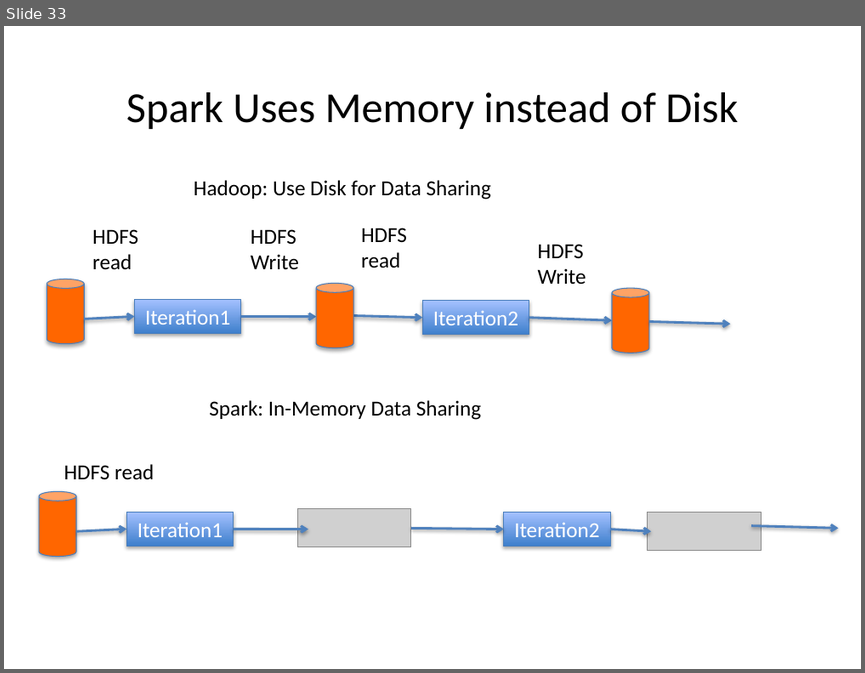
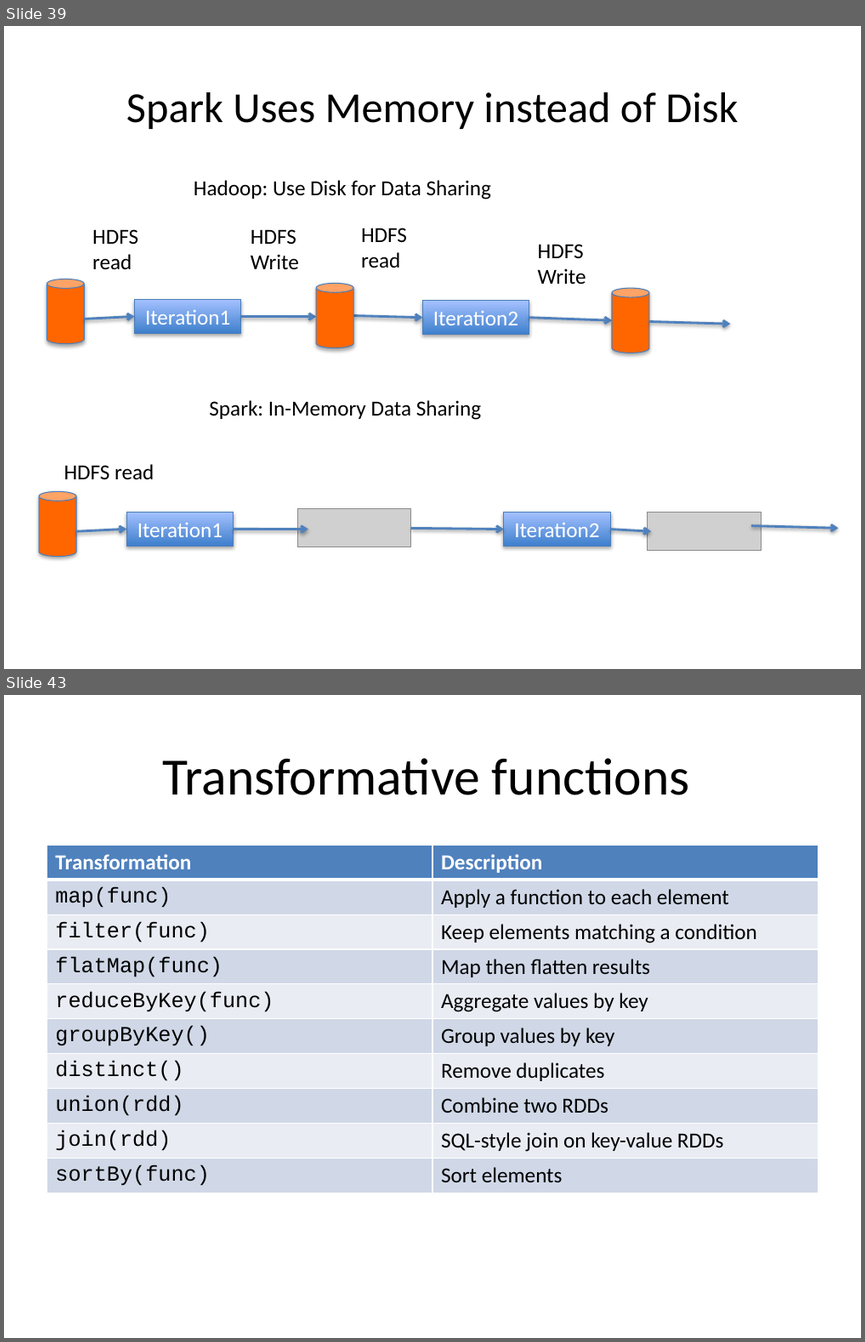
Before and after one commit to baloch838/Cloud_Computing_Lectures, a slide deck: Week 14.pptx. Shown one above the other, each under a label of ours: slide 33 before the commit, slides 39 and 43 after it; the slides between them are not shown. The pictures are 865x673 and 865x1342 pixels, drawn with LibreOffice and Linux fonts; fonts in the diff are those of the drawing; grey boxes stand for pictures. Boxes give left, top, right and bottom in pixels: in the first picture for what was removed or moved away, otherwise in the second. Text is boxed around its words. In the diff, an @@ line names an element or a change of style, - is before the commit and + after.

```diff
--- a/Week 14.pptx
+++ b/Week 14.pptx
@@ slide 43 added at (4,695,861,1338), background #FFFFFF @@
@@ title added at (163,758,690,795), 44 pt, text #000000 @@
+Transformative functions
@@ table added at (46,845,818,1193), 10 rows, 2 columns @@
+Transformation | Description
+map(func) | Apply a function to each element
+filter(func) | Keep elements matching a condition
+flatMap(func) | Map then flatten results
+reduceByKey(func) | Aggregate values by key
+groupByKey() | Group values by key
+distinct() | Remove duplicates
+union(rdd) | Combine two RDDs
+join(rdd) | SQL-style join on key-value RDDs
+sortBy(func) | Sort elements
@@ what was slide 33 is now slide 39 @@
```
Also in this commit, not shown: 1 slide changed, 12 other slides added, 1 slide removed, 1 other file.
